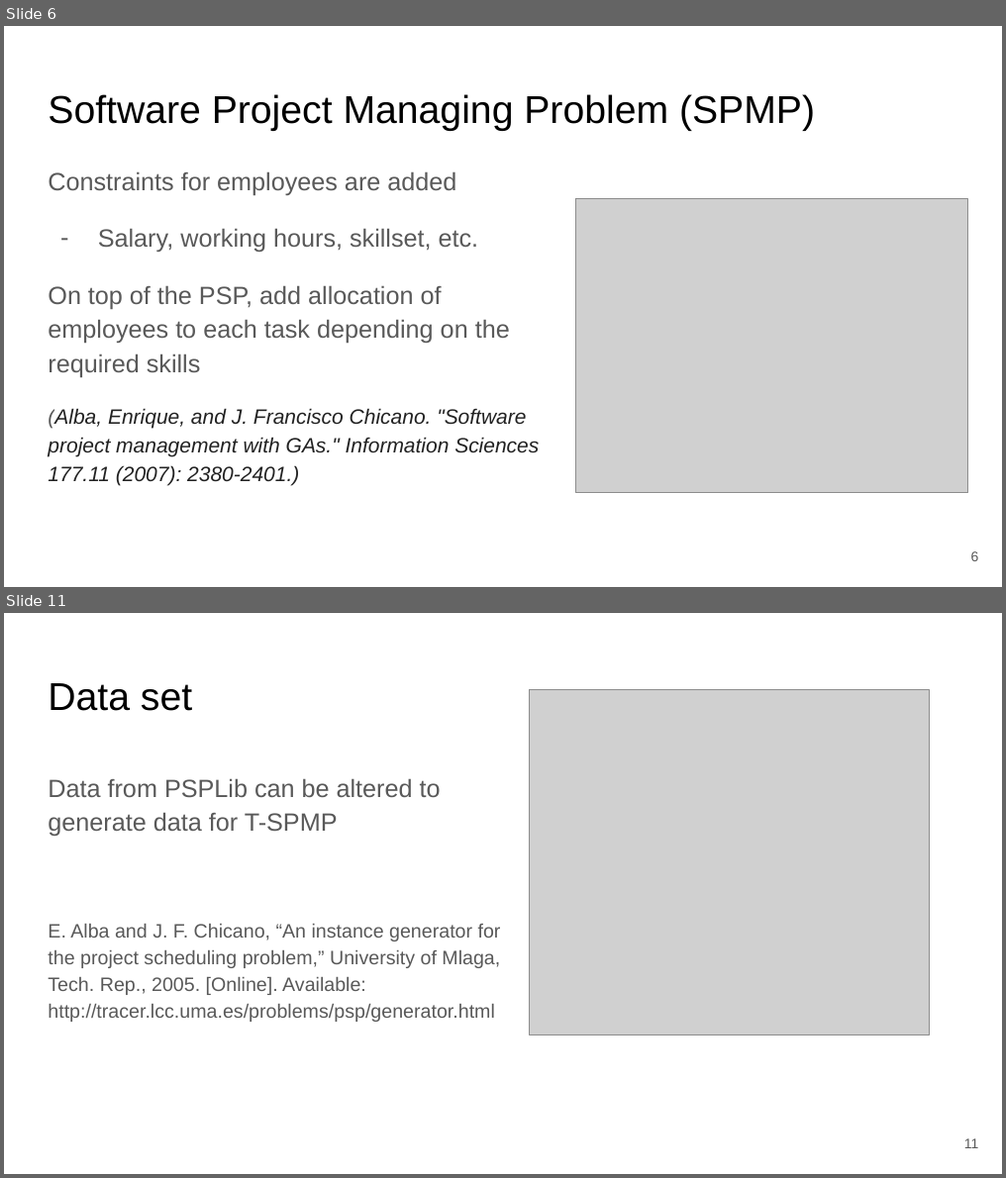
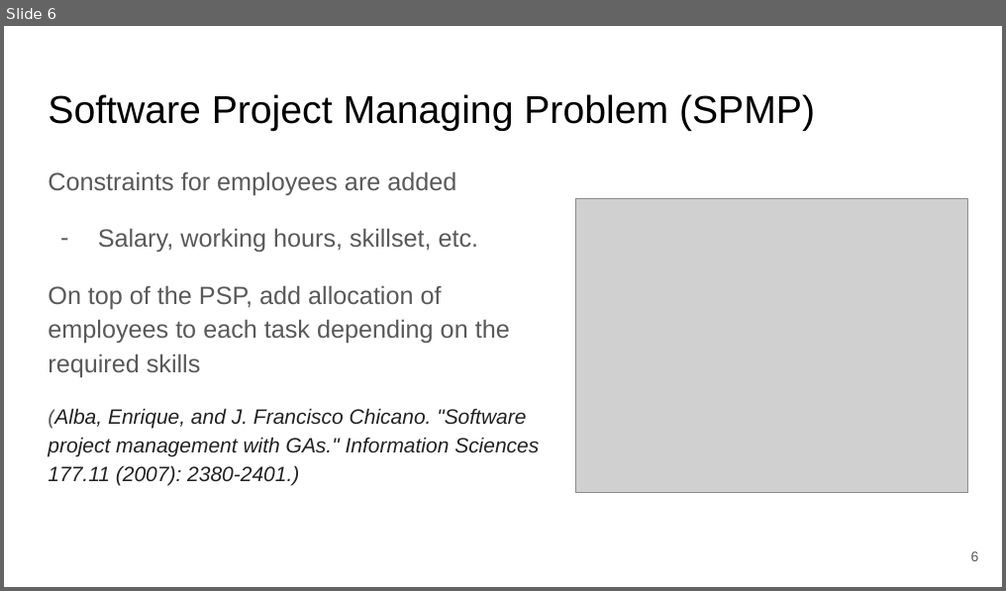
Before and after one commit to hhosu107/SBSE, a slide deck: Courseworks/Paper Reading Slide preparation/Ant Colony Optimization for SW Project Scheduling and Staffing with an Event-Based Scheduler.pptx. Shown one above the other, each under a label of ours: slides 6 and 11 before the commit, slide 6 after it; the slides between them are not shown. The pictures are 1006x1178 and 1006x591 pixels, drawn with LibreOffice and Linux fonts; fonts in the diff are those of the drawing; grey boxes stand for pictures. Boxes give left, top, right and bottom in pixels: in the first picture for what was removed or moved away, otherwise in the second. Text is boxed around its words. In the diff, an @@ line names an element or a change of style, - is before the commit and + after.

```diff
--- a/Courseworks/Paper Reading Slide preparation/Ant Colony Optimization for SW Project Scheduling and Staffing with an Event-Based Scheduler.pptx
+++ b/Courseworks/Paper Reading Slide preparation/Ant Colony Optimization for SW Project Scheduling and Staffing with an Event-Based Scheduler.pptx
@@ slide 11 removed at bbox=[4, 613, 1002, 1174], background #FFFFFF @@
@@ title removed at bbox=[48, 683, 192, 711] @@
-Data set
@@ picture removed at bbox=[530, 689, 930, 1034] @@
@@ text removed at bbox=[48, 778, 501, 1022] @@
-Data from PSPLib can be altered to generate data for T-SPMP
-E. Alba and J. F. Chicano, “An instance generator for the project scheduling problem,” University of Mlaga, Tech. Rep., 2005. [Online]. Available: http://tracer.lcc.uma.es/problems/psp/generator.html
@@ page number removed at bbox=[964, 1139, 978, 1149] @@
-11
```
Also in this commit, not shown: 4 slides changed, 12 slides added, 6 other slides removed, 1 other file.
